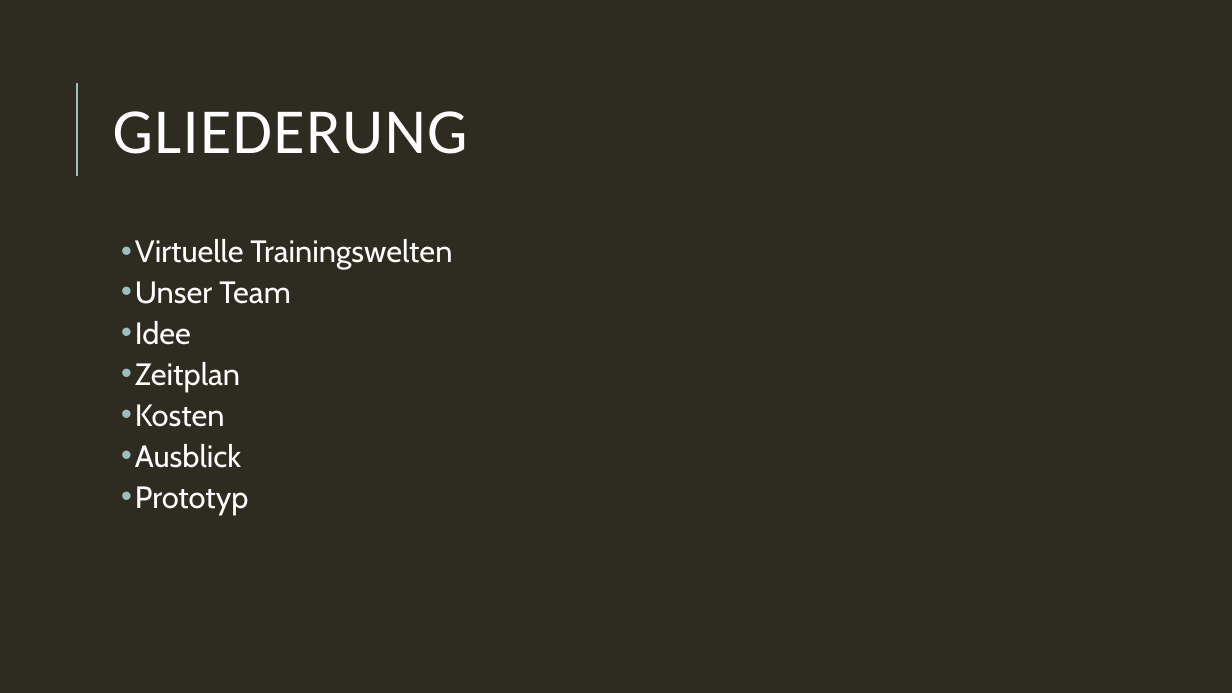
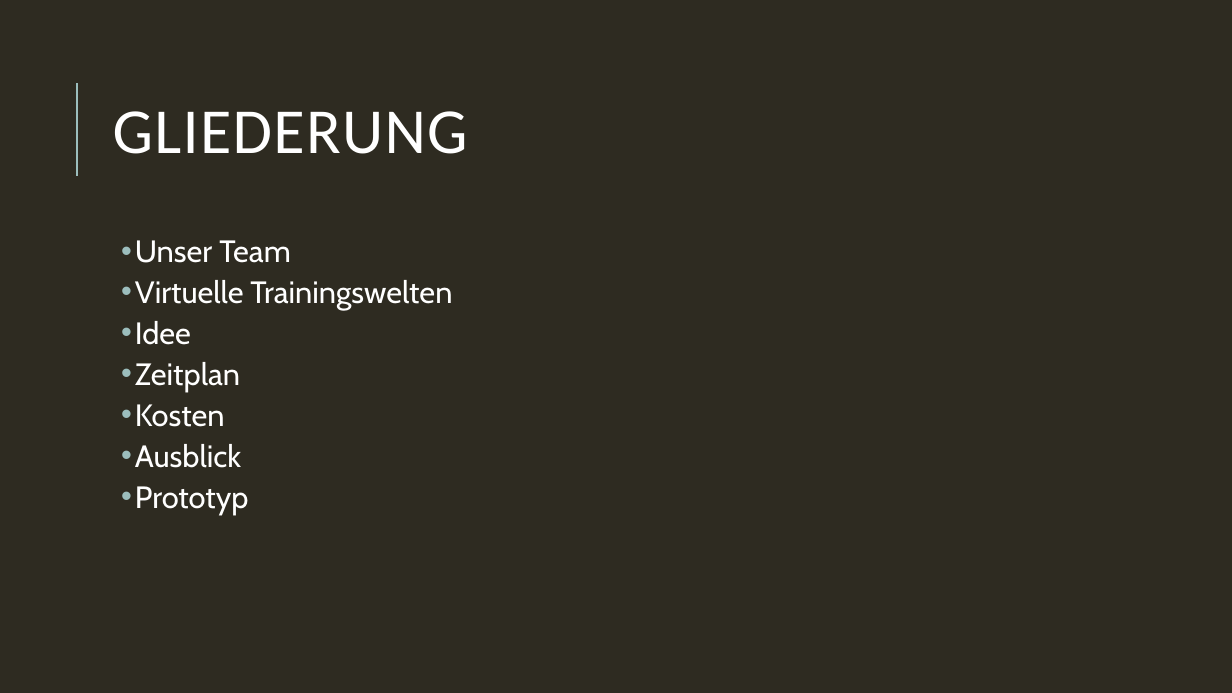
Before and after one commit to JeanlucE/PolygonWorkshop, a slide deck: slide 2 of Polygon Workshop End.pptx. Drawn at 1232x693 pixels with LibreOffice and Linux fonts; fonts in the diff are those of the drawing. Boxes give left, top, right and bottom in pixels: in the first picture for what was removed or moved away, otherwise in the second. Text is boxed around its words. In the diff, an @@ line names an element or a change of style, - is before the commit and + after.

Commit message:
endpräsentation end

```diff
--- a/Polygon Workshop End.pptx
+++ b/Polygon Workshop End.pptx
@@ text at (135,240,291,263): paragraph added @@
+  • Unser Team
@@ text at (135,281,291,304): paragraph removed @@
-  • Unser Team
```
